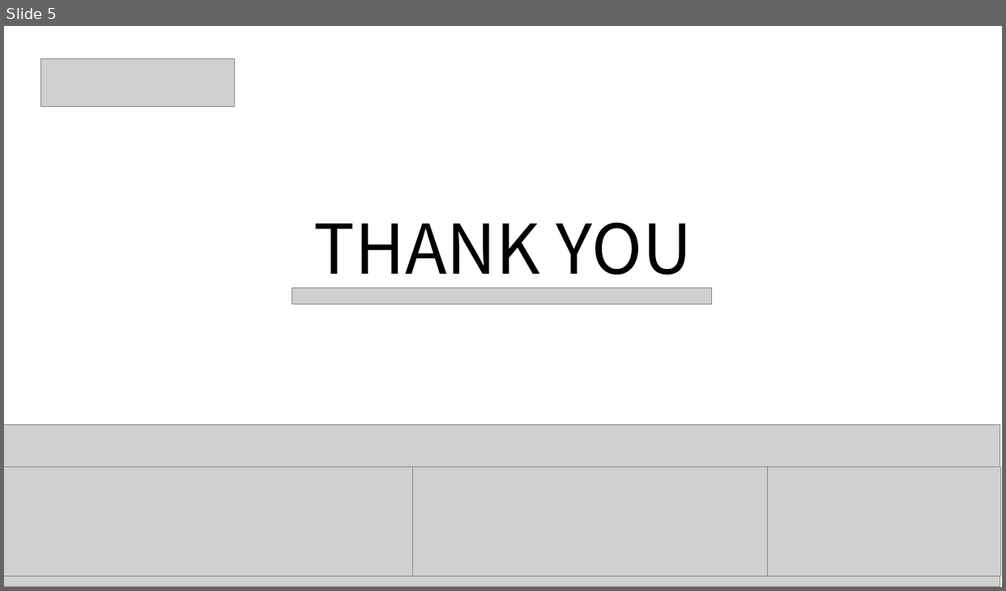
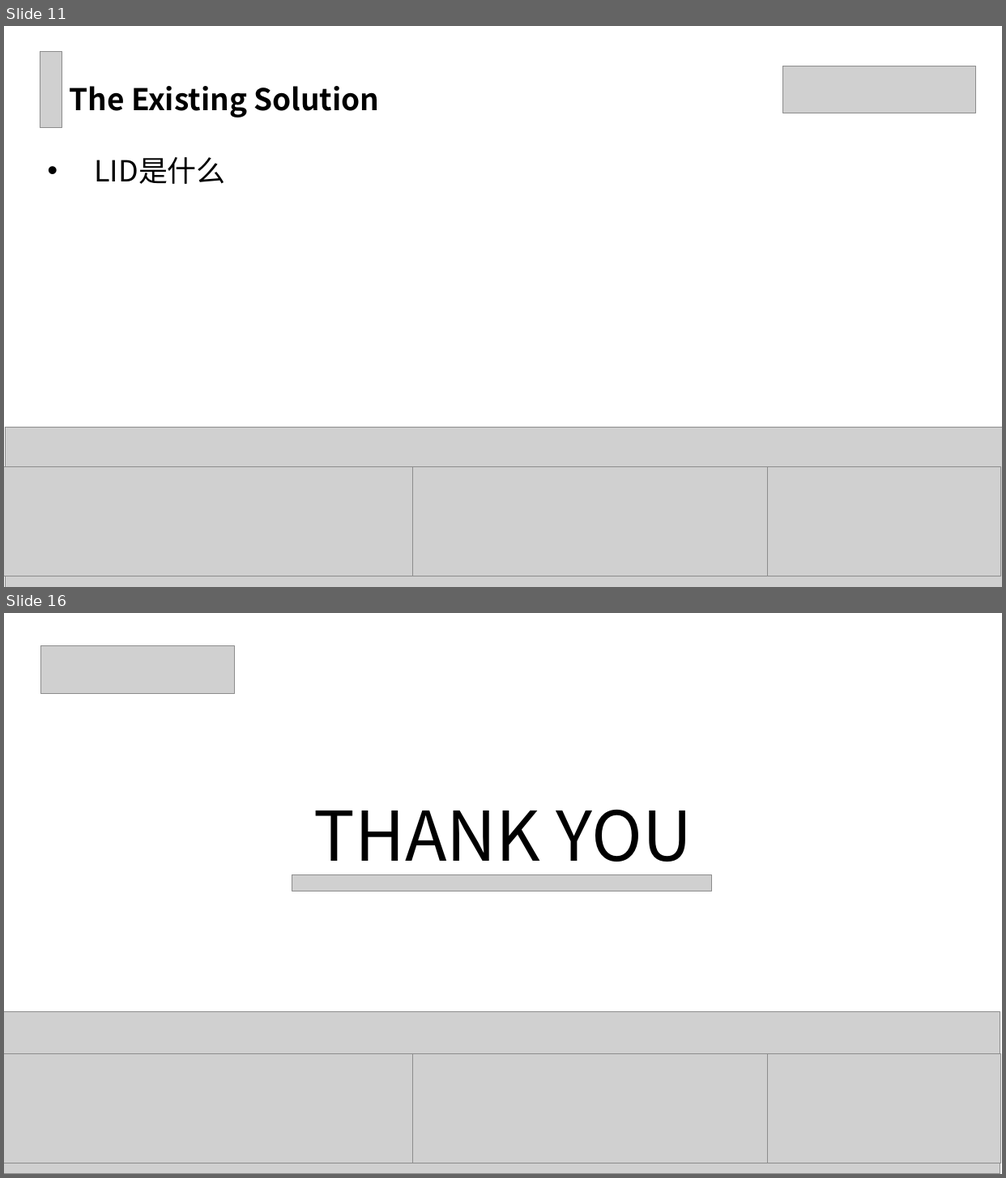
Before and after one commit to TIANGeng708/Graduated_Course, a slide deck: 高级计算机网络与大数据/Homework/homework3/pre.pptx. Shown one above the other, each under a label of ours: slide 5 before the commit, slides 11 and 16 after it; the slides between them are not shown. The pictures are 1006x591 and 1006x1178 pixels, drawn with LibreOffice and Linux fonts; fonts in the diff are those of the drawing; grey boxes stand for pictures. Boxes give left, top, right and bottom in pixels: in the first picture for what was removed or moved away, otherwise in the second. Text is boxed around its words. In the diff, an @@ line names an element or a change of style, - is before the commit and + after.

```diff
--- a/高级计算机网络与大数据/Homework/homework3/pre.pptx
+++ b/高级计算机网络与大数据/Homework/homework3/pre.pptx
@@ slide 11 added at (4,26,1002,587), background #FFFFFF @@
@@ picture added at (40,51,62,128) @@
@@ picture added at (783,66,977,113) @@
@@ title added at (70,86,380,118), 28.8 pt, text #000000, bold @@
+The Existing Solution
@@ text added at (94,157,225,184), 28 pt, text #000000 @@
+• LID是什么
@@ picture added at (5,428,1002,587) @@
@@ picture added at (4,467,414,577) @@
@@ picture added at (413,467,767,577) @@
@@ picture added at (768,467,1001,577) @@
@@ what was slide 5 is now slide 16 @@
```
Also in this commit, not shown: 1 slide changed, 13 other slides added, 3 slides removed, 11 other files.
